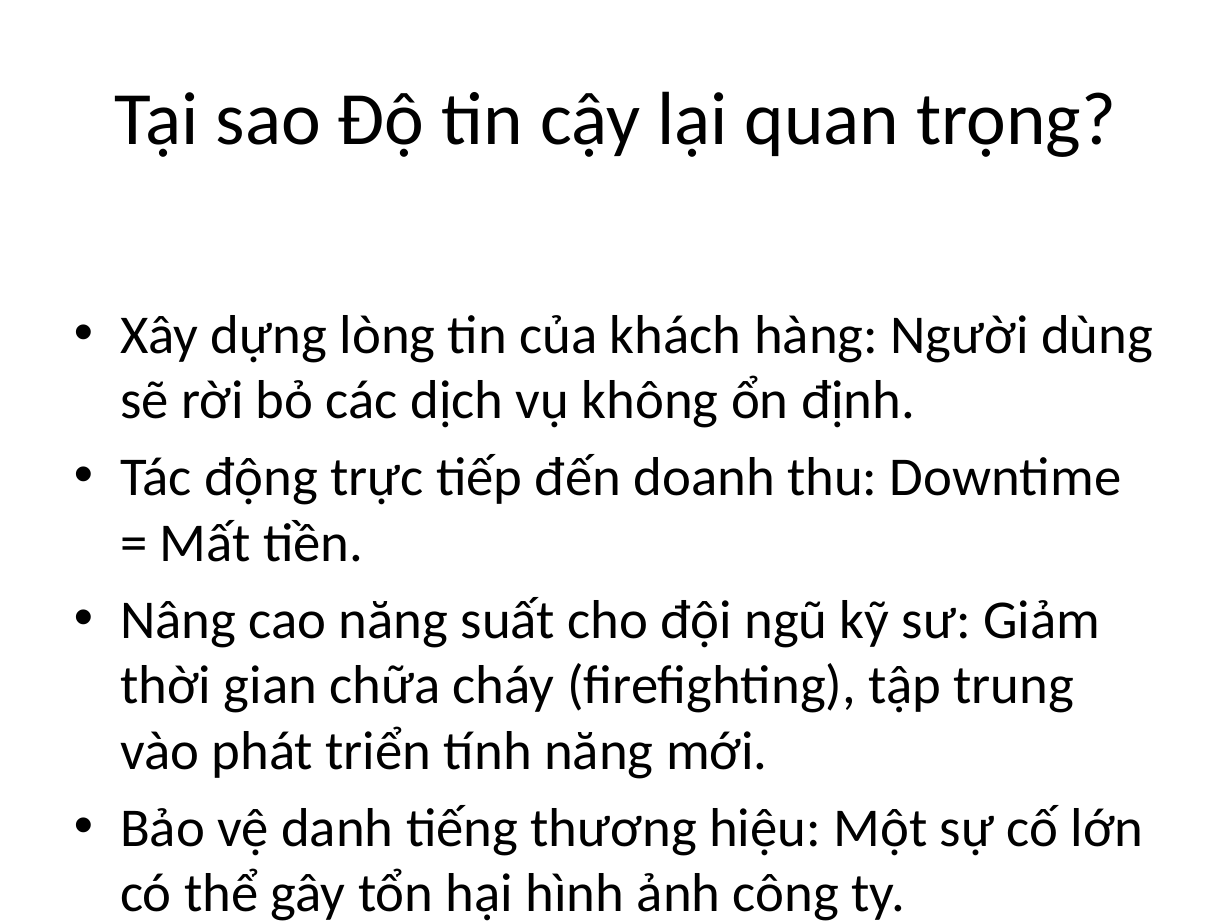
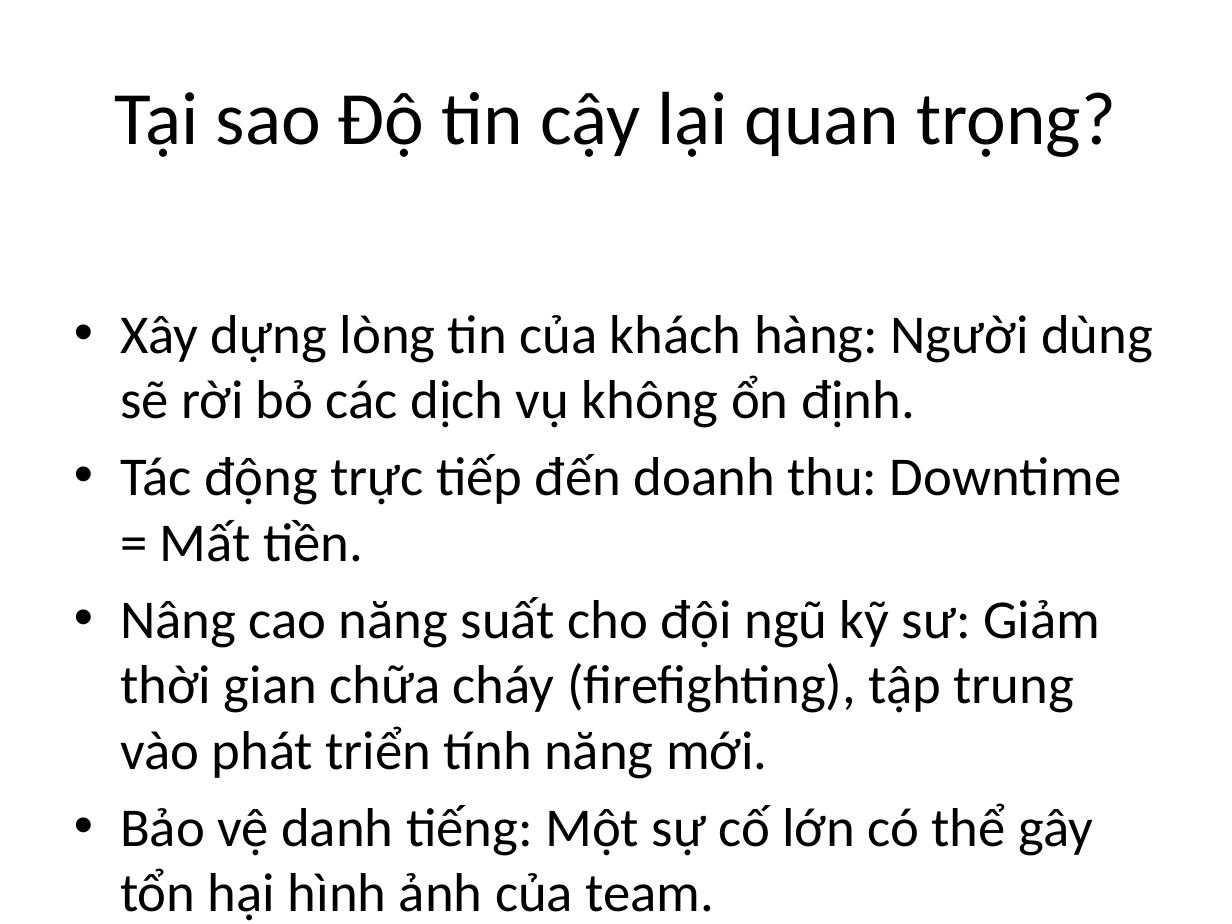
Before and after one commit to 007lock/tech-coaching, a slide deck: slide 4 of Service_Reliability_Presentation.pptx. Drawn at 1232x924 pixels with LibreOffice and Linux fonts; fonts in the diff are those of the drawing. Boxes give left, top, right and bottom in pixels: in the first picture for what was removed or moved away, otherwise in the second. Text is boxed around its words. In the diff, an @@ line names an element or a change of style, - is before the commit and + after.

```diff
--- a/Service_Reliability_Presentation.pptx
+++ b/Service_Reliability_Presentation.pptx
@@ text at (120, 803, 1093, 921): text changed @@
-• Bảo vệ danh tiếng thương hiệu: Một sự cố lớn có thể gây tổn hại hình ảnh công ty.
+• Bảo vệ danh tiếng: Một sự cố lớn có thể gây tổn hại hình ảnh của team.
```
Also in this commit, not shown: 2 other slides changed, 2 slides added, 3 other files.
